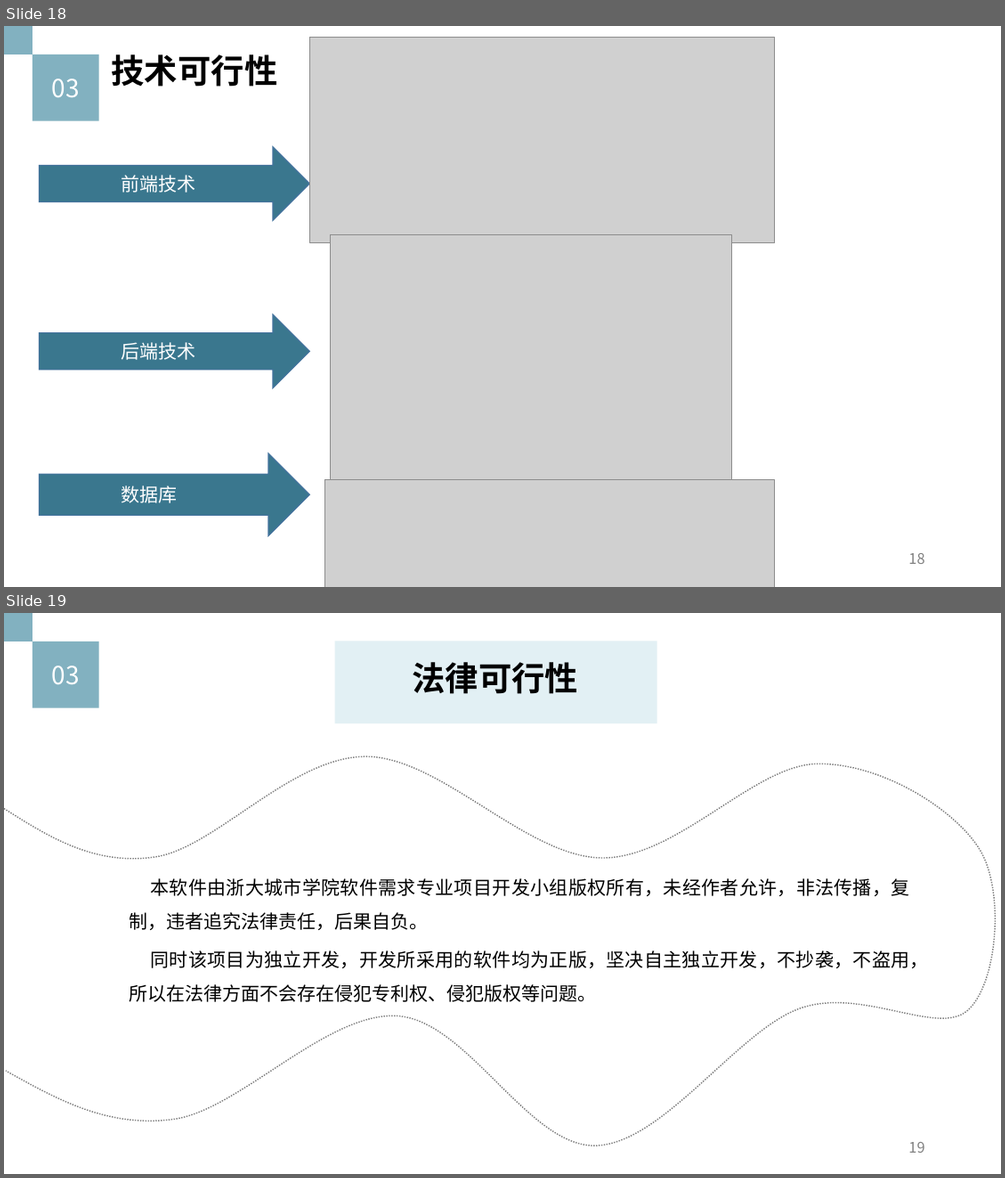
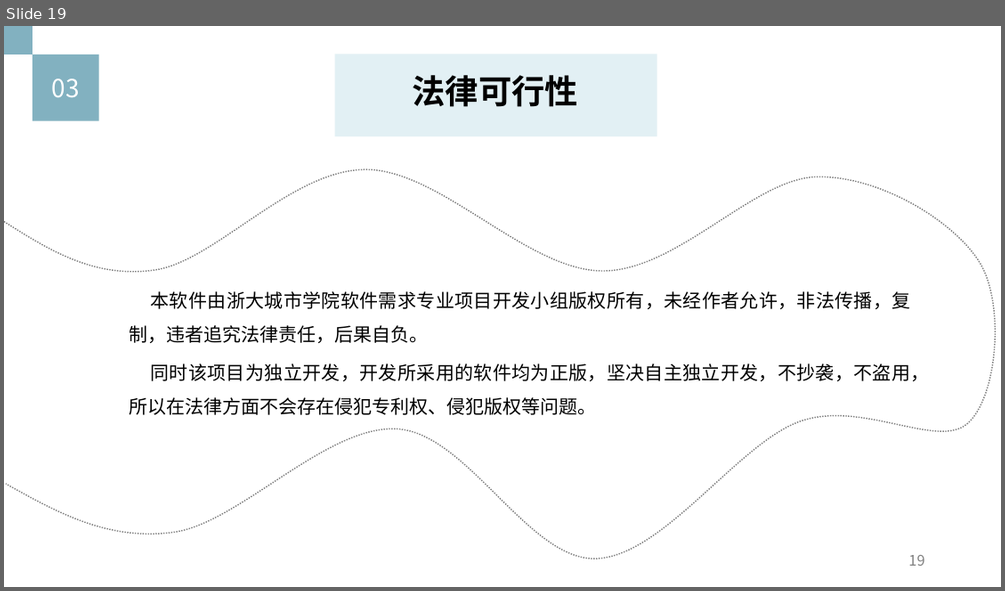
Before and after one commit to Ysuny2333/SRA2022-G15, a slide deck: 项目计划/项目工程计划.pptx. Shown one above the other, each under a label of ours: slides 18 and 19 before the commit, slide 19 after it. The pictures are 1005x1178 and 1005x591 pixels, drawn with LibreOffice and Linux fonts; fonts in the diff are those of the drawing; grey boxes stand for pictures. Boxes give left, top, right and bottom in pixels: in the first picture for what was removed or moved away, otherwise in the second. Text is boxed around its words. In the diff, an @@ line names an element or a change of style, - is before the commit and + after.

```diff
--- a/项目计划/项目工程计划.pptx
+++ b/项目计划/项目工程计划.pptx
@@ slide 18 removed at [4, 26, 1001, 587], background #FFFFFF @@
@@ rectangle removed at [4, 26, 32, 54] @@
@@ picture removed at [310, 38, 775, 243] @@
@@ rectangle removed at [32, 54, 99, 121] @@
-03
@@ text removed at [112, 54, 278, 87] @@
-技术可行性
@@ right arrow removed at [39, 147, 310, 220] @@
-前端技术
@@ picture removed at [330, 234, 732, 480] @@
@@ right arrow removed at [39, 314, 310, 388] @@
-后端技术
@@ right arrow removed at [39, 453, 310, 535] @@
-数据库
@@ picture removed at [325, 480, 775, 587] @@
@@ page number removed at [908, 553, 924, 564] @@
-18
```
Also in this commit, not shown: 6 slides changed, 3 slides added, 1 other slide removed.
